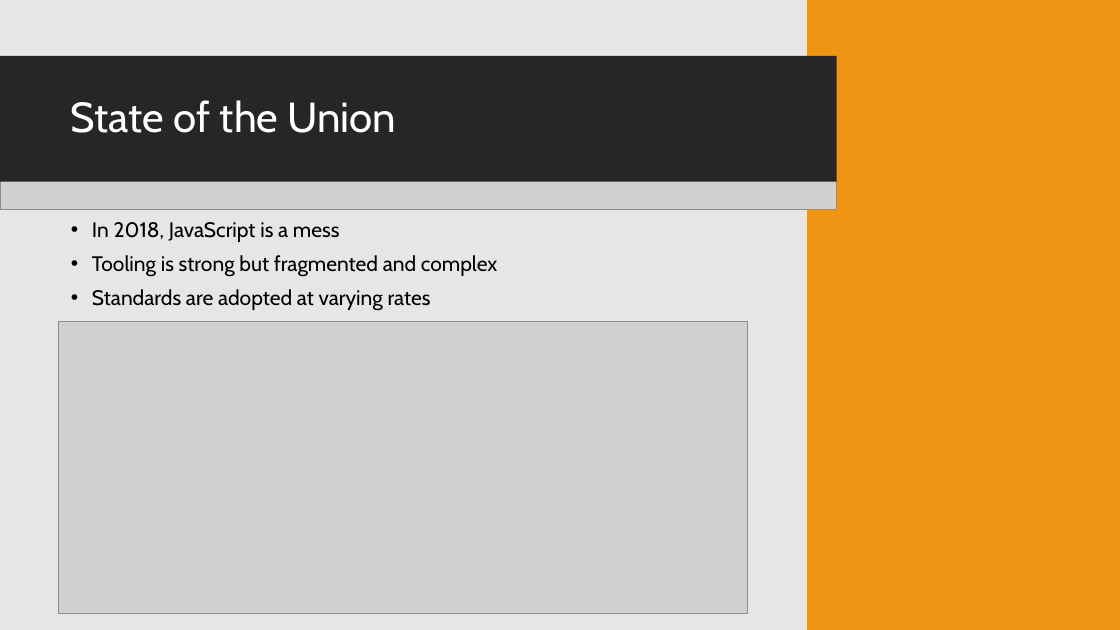
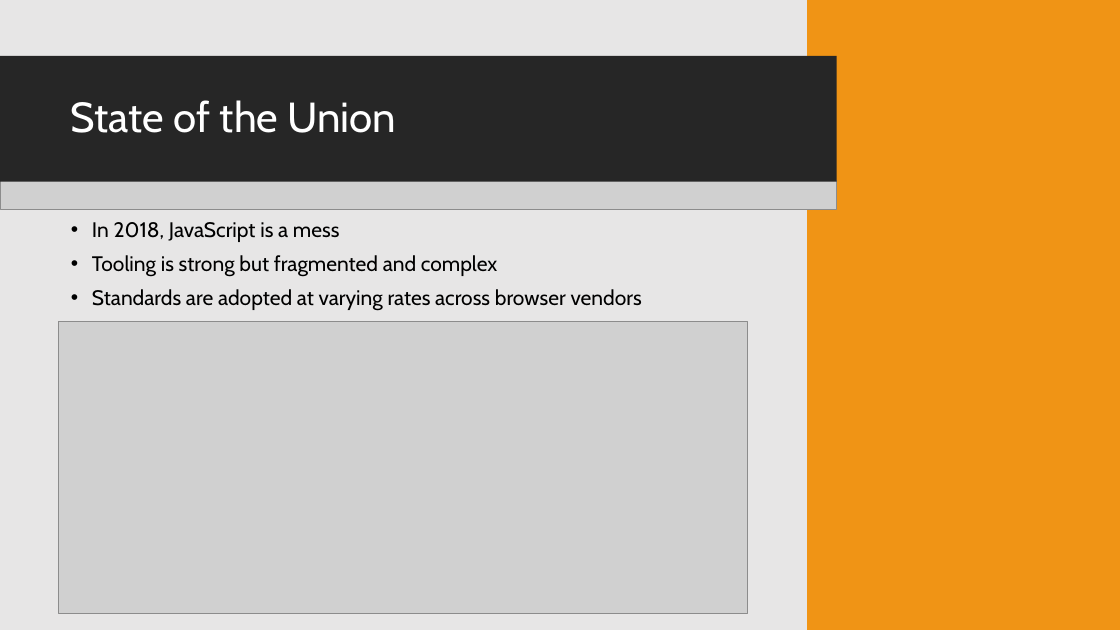
Before and after one commit to chris-wall/lets-overreact, a slide deck: slide 3 of lets-over-react.pptx. Drawn at 1120x630 pixels with LibreOffice and Linux fonts; fonts in the diff are those of the drawing; grey boxes stand for pictures; background and template pictures are left out. Boxes give left, top, right and bottom in pixels: in the first picture for what was removed or moved away, otherwise in the second. Text is boxed around its words. In the diff, an @@ line names an element or a change of style, - is before the commit and + after.

```diff
--- a/lets-over-react.pptx
+++ b/lets-over-react.pptx
@@ text at [92,289,642,311]: text changed @@
-• Standards are adopted at varying rates
+• Standards are adopted at varying rates across browser vendors
```
Also in this commit, not shown: 4 other slides changed, 1 slide added.
